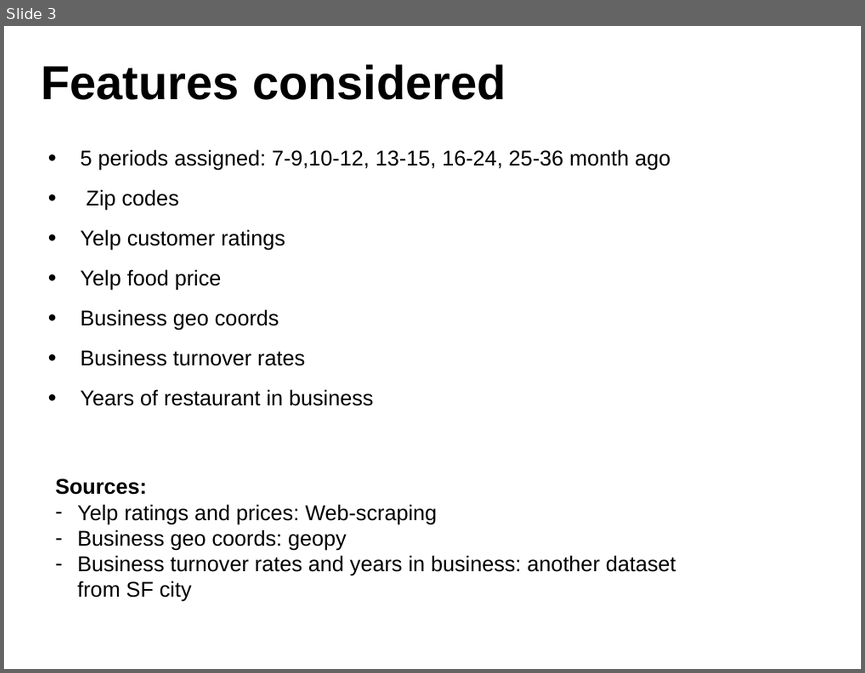
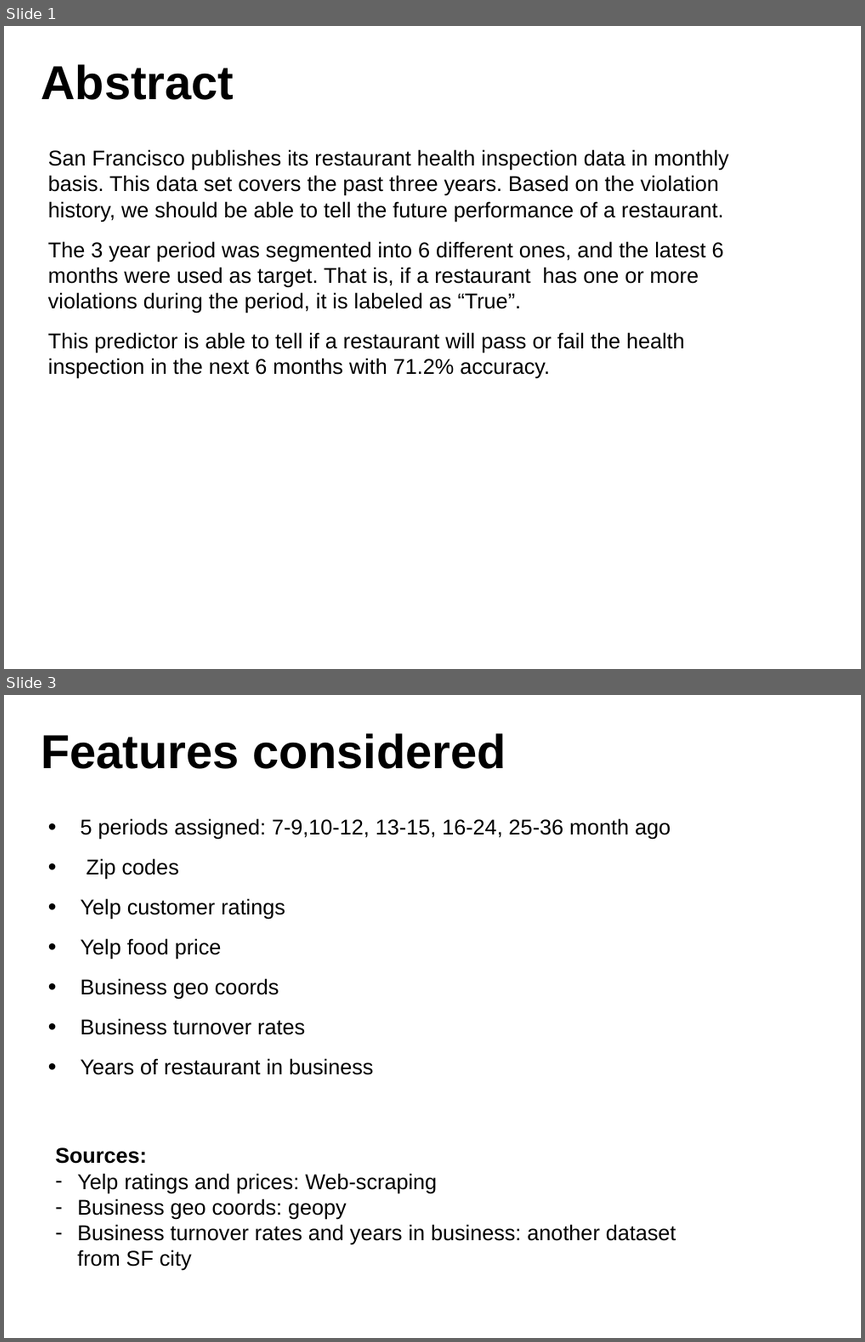
Before and after one commit to ggigaev/SFeaters, a slide deck: ppt/SFeaters_Final.pptx. Shown one above the other, each under a label of ours: slide 3 before the commit, slides 1 and 3 after it; the slides between them are not shown. The pictures are 865x673 and 865x1342 pixels, drawn with LibreOffice and Linux fonts; fonts in the diff are those of the drawing; background and template pictures are left out. Boxes give left, top, right and bottom in pixels: in the first picture for what was removed or moved away, otherwise in the second. Text is boxed around its words. In the diff, an @@ line names an element or a change of style, - is before the commit and + after.

```diff
--- a/ppt/SFeaters_Final.pptx
+++ b/ppt/SFeaters_Final.pptx
@@ slide 1 added at box(4, 26, 861, 669), background #FFFFFF @@
@@ text added at box(41, 64, 234, 100), 40 pt, text #000000, bold @@
+Abstract
@@ text added at box(48, 149, 728, 379), 18 pt, text #000000 @@
+San Francisco publishes its restaurant health inspection data in monthly basis. This data set covers the past three years. Based on the violation history, we should be able to tell the future performance of a restaurant.
+The 3 year period was segmented into 6 different ones, and the latest 6 months were used as target. That is, if a restaurant has one or more violations during the period, it is labeled as “True”.
+This predictor is able to tell if a restaurant will pass or fail the health inspection in the next 6 months with 71.2% accuracy.
```
Also in this commit, not shown: 6 slides changed, 18 slides removed, 18 other files.
